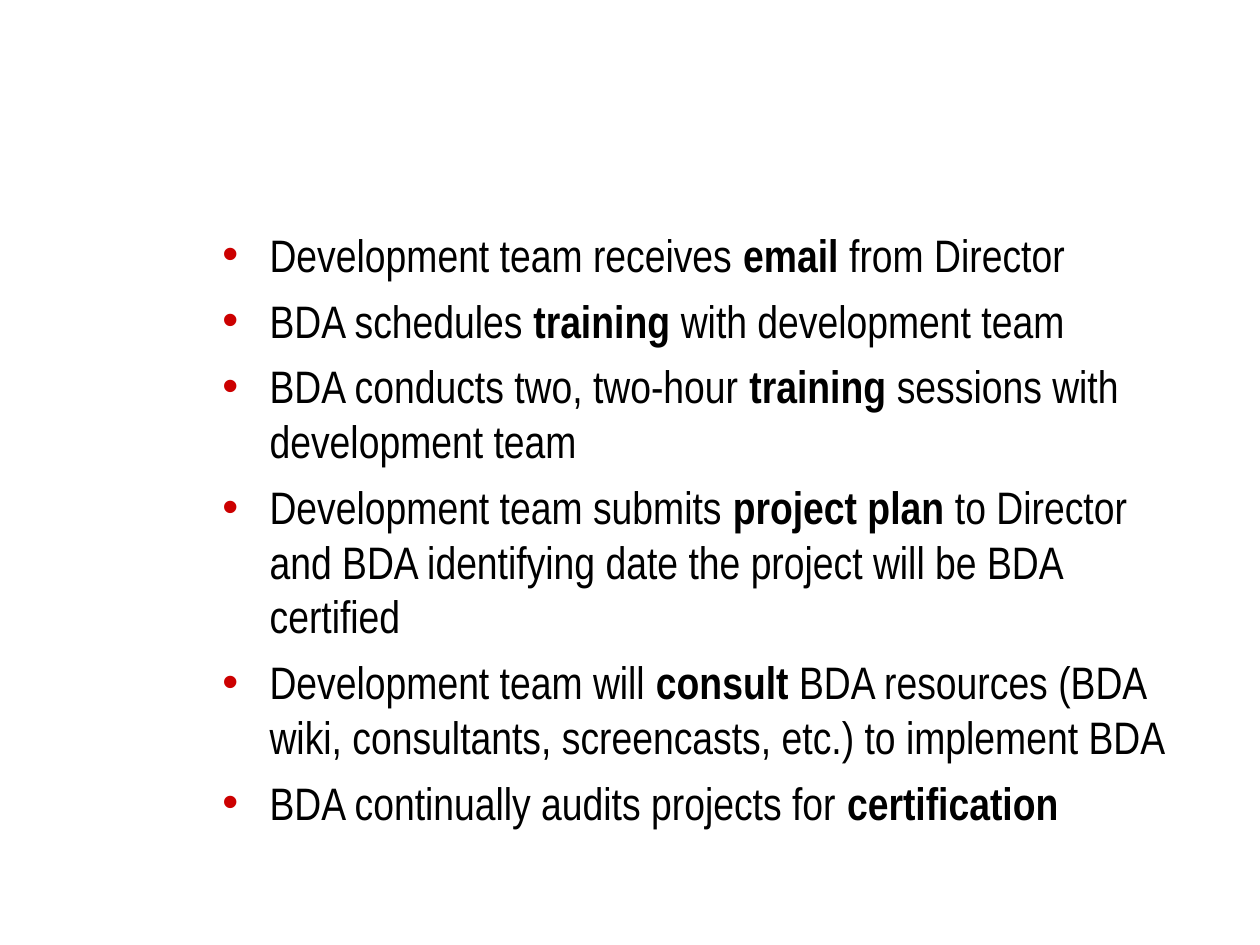
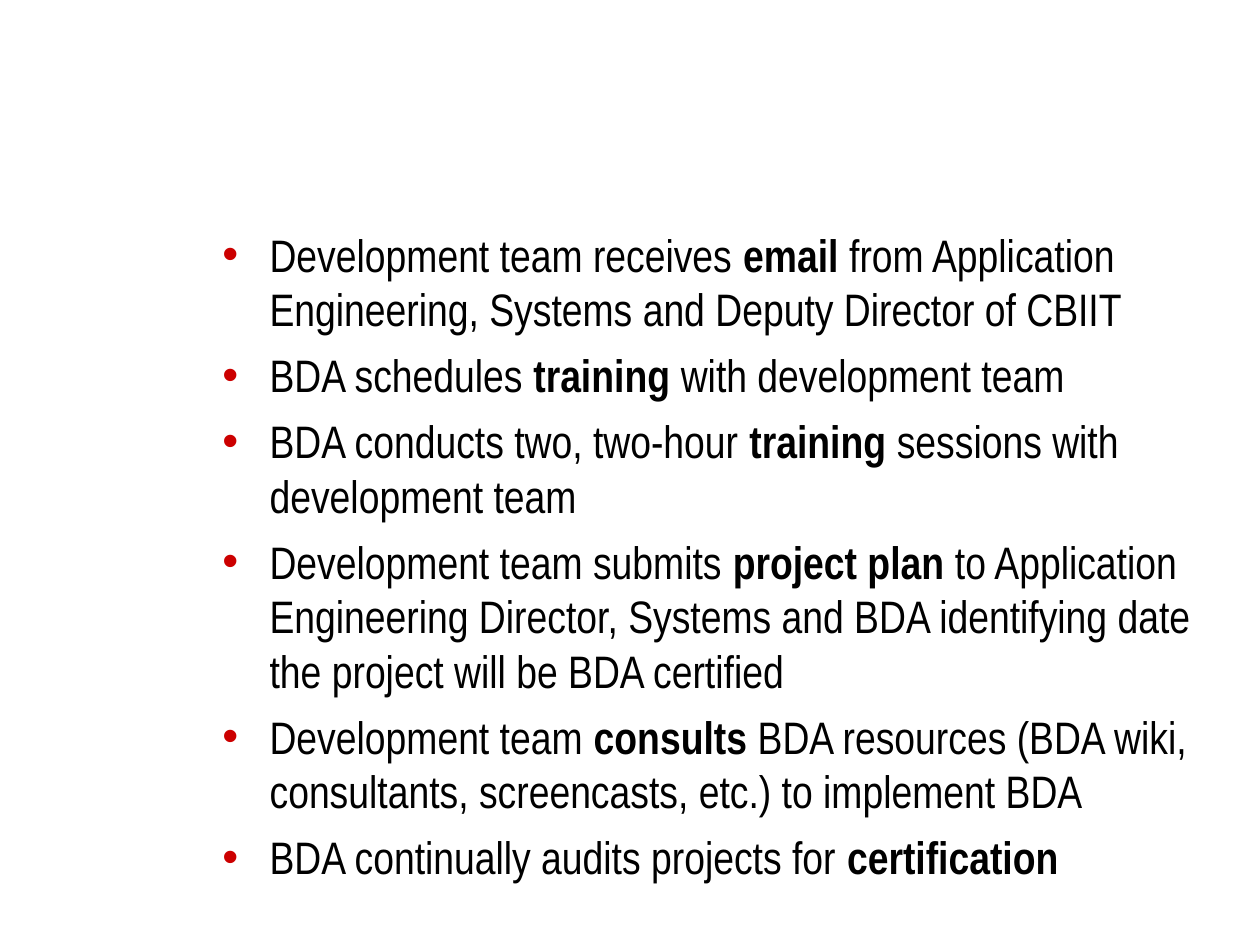
Before and after one commit to NCIP/automation, a slide deck: slide 5 of docs/roadmap/bda-roadmap.ppt. Drawn at 1260x945 pixels with LibreOffice and Linux fonts; fonts in the diff are those of the drawing; background and template pictures are left out. Boxes give left, top, right and bottom in pixels: in the first picture for what was removed or moved away, otherwise in the second. Text is boxed around its words. In the diff, an @@ line names an element or a change of style, - is before the commit and + after.

```diff
--- a/docs/roadmap/bda-roadmap.ppt
+++ b/docs/roadmap/bda-roadmap.ppt
@@ text at [270,239,1121,335]: text changed @@
-• Development team receives email from Director
+• Development team receives email from Application Engineering, Systems and Deputy Director of CBIIT
@@ text at [270,546,1191,817]: text changed @@
-• Development team submits project plan to Director and BDA identifying date the project will be BDA certified
-• Development team will consult BDA resources (BDA wiki, consultants, screencasts, etc.) to implement BDA
+• Development team submits project plan to Application Engineering Director, Systems and BDA identifying date the project will be BDA certified
+• Development team consults BDA resources (BDA wiki, consultants, screencasts, etc.) to implement BDA
```
Also in this commit, not shown: 5 other slides changed, 2 other files.
